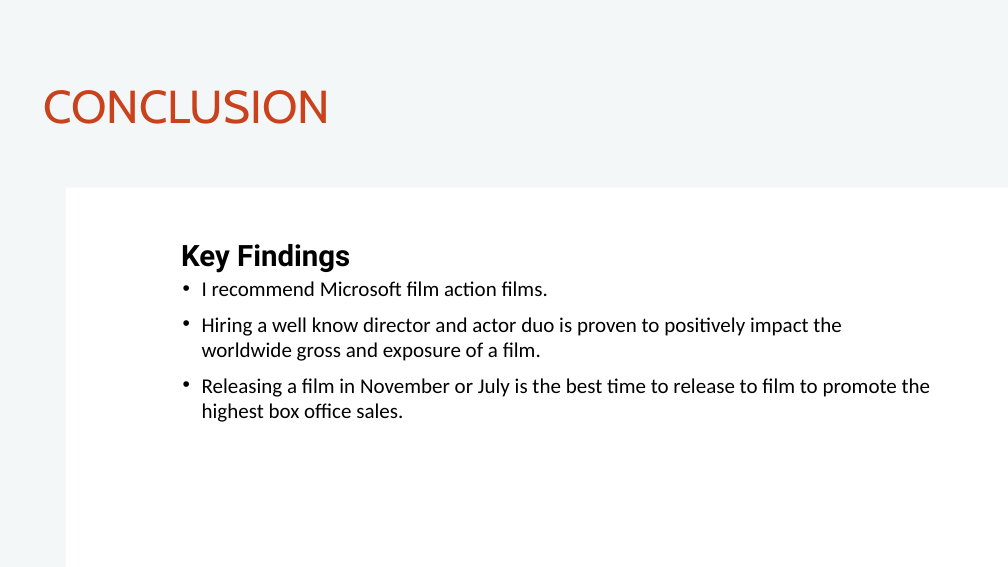
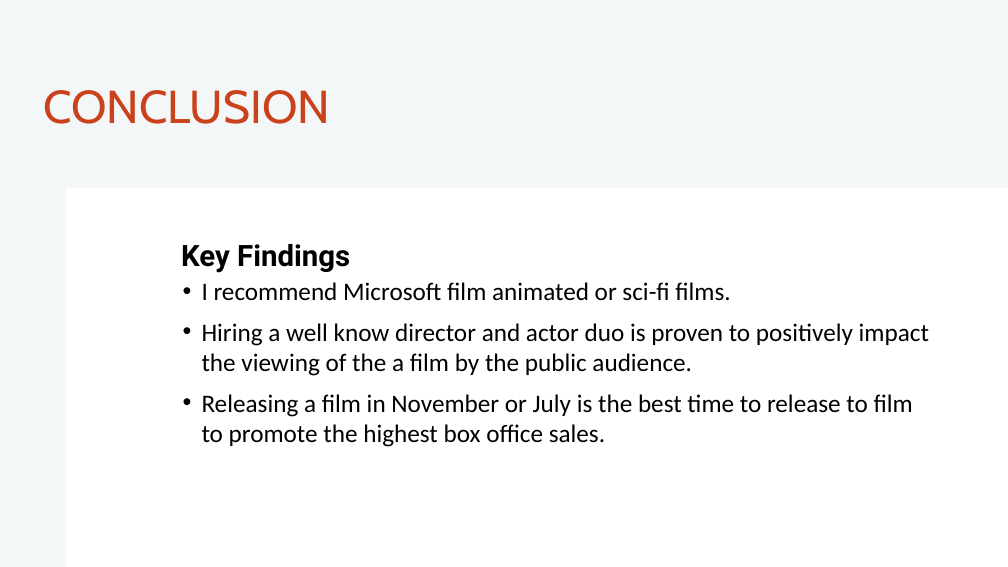
Before and after one commit to MHolthouser1024/Microsoft-Movie-Analysis, a slide deck: slide 12 of Presentation.pptx. Drawn at 1008x567 pixels with LibreOffice and Linux fonts; fonts in the diff are those of the drawing. Boxes give left, top, right and bottom in pixels: in the first picture for what was removed or moved away, otherwise in the second. Text is boxed around its words. In the diff, an @@ line names an element or a change of style, - is before the commit and + after.

```diff
--- a/Presentation.pptx
+++ b/Presentation.pptx
@@ text at bbox=[202, 282, 929, 376]: text changed; size 20 to 24 pt @@
-• I recommend Microsoft film action films.
-• Hiring a well know director and actor duo is proven to positively impact the worldwide gross and exposure of a film.
+• I recommend Microsoft film animated or sci-fi films.
+• Hiring a well know director and actor duo is proven to positively impact the viewing of the a film by the public audience.
@@ text at bbox=[202, 394, 913, 447]: size 20 to 24 pt in "Releasing a film in November or July ..." @@
```
Also in this commit, not shown: 2 other slides changed, 5 other files.
